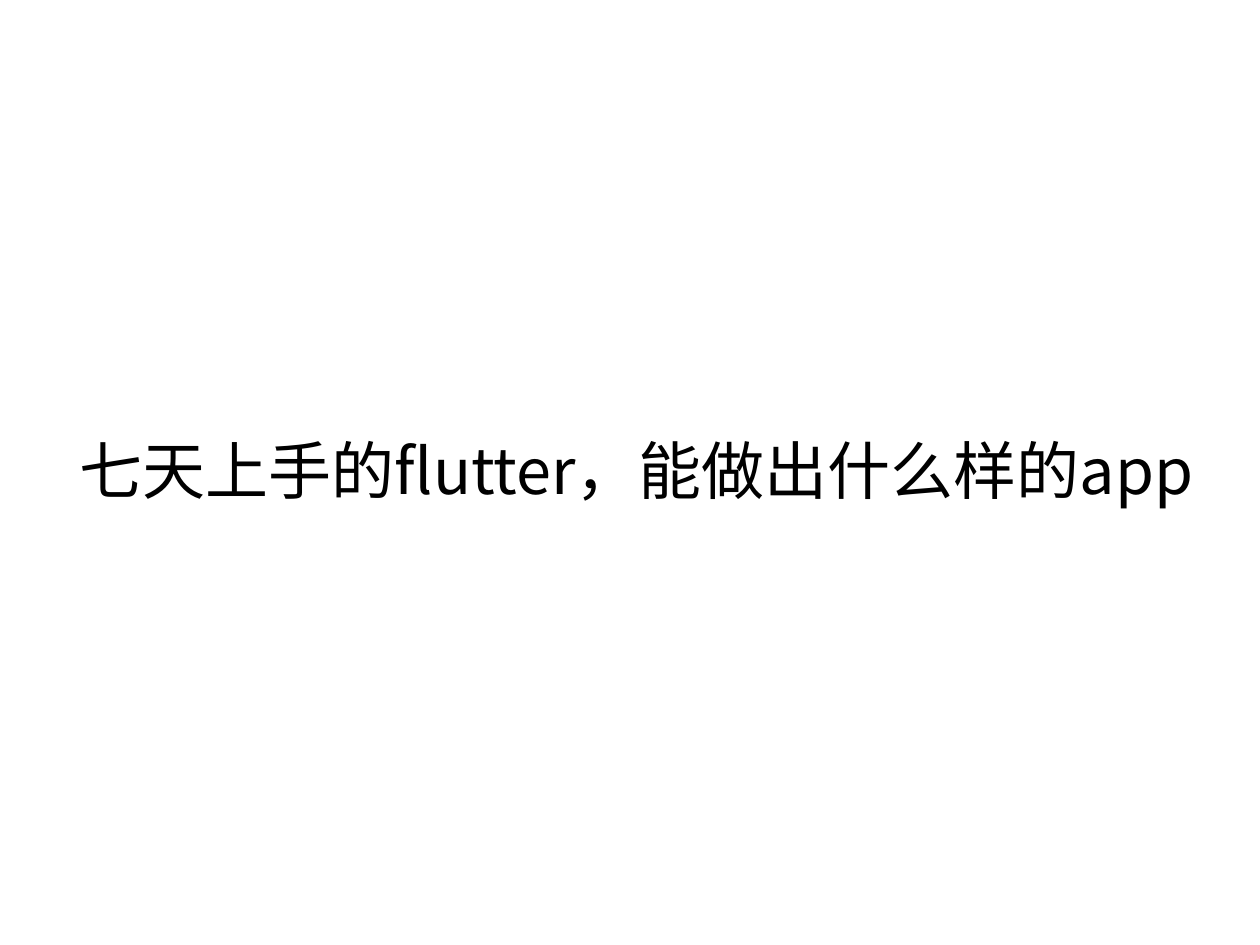
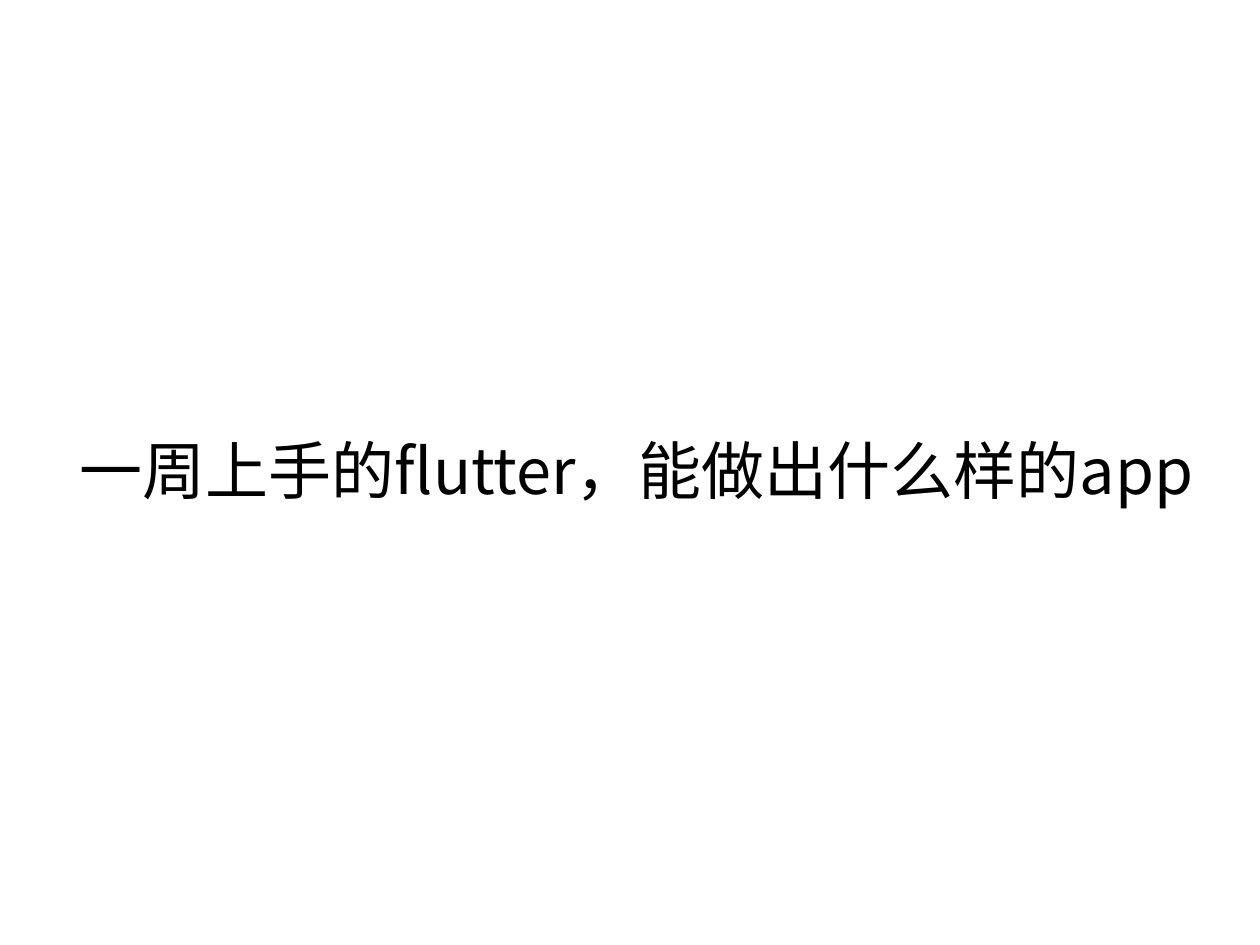
Before and after one commit to Newbit13/demo, a slide deck: slide 1 of flutter_demo/分享/跨端技术flutter分享.ppt. Drawn at 1260x945 pixels with LibreOffice and Linux fonts; fonts in the diff are those of the drawing; background and template pictures are left out. Boxes give left, top, right and bottom in pixels: in the first picture for what was removed or moved away, otherwise in the second. Text is boxed around its words. In the diff, an @@ line names an element or a change of style, - is before the commit and + after.

```diff
--- a/flutter_demo/分享/跨端技术flutter分享.ppt
+++ b/flutter_demo/分享/跨端技术flutter分享.ppt
@@ title at box(80, 441, 1194, 509): text changed @@
-七天上手的flutter，能做出什么样的app
+一周上手的flutter，能做出什么样的app
```
Also in this commit, not shown: 2 slides added, 2 other files.
